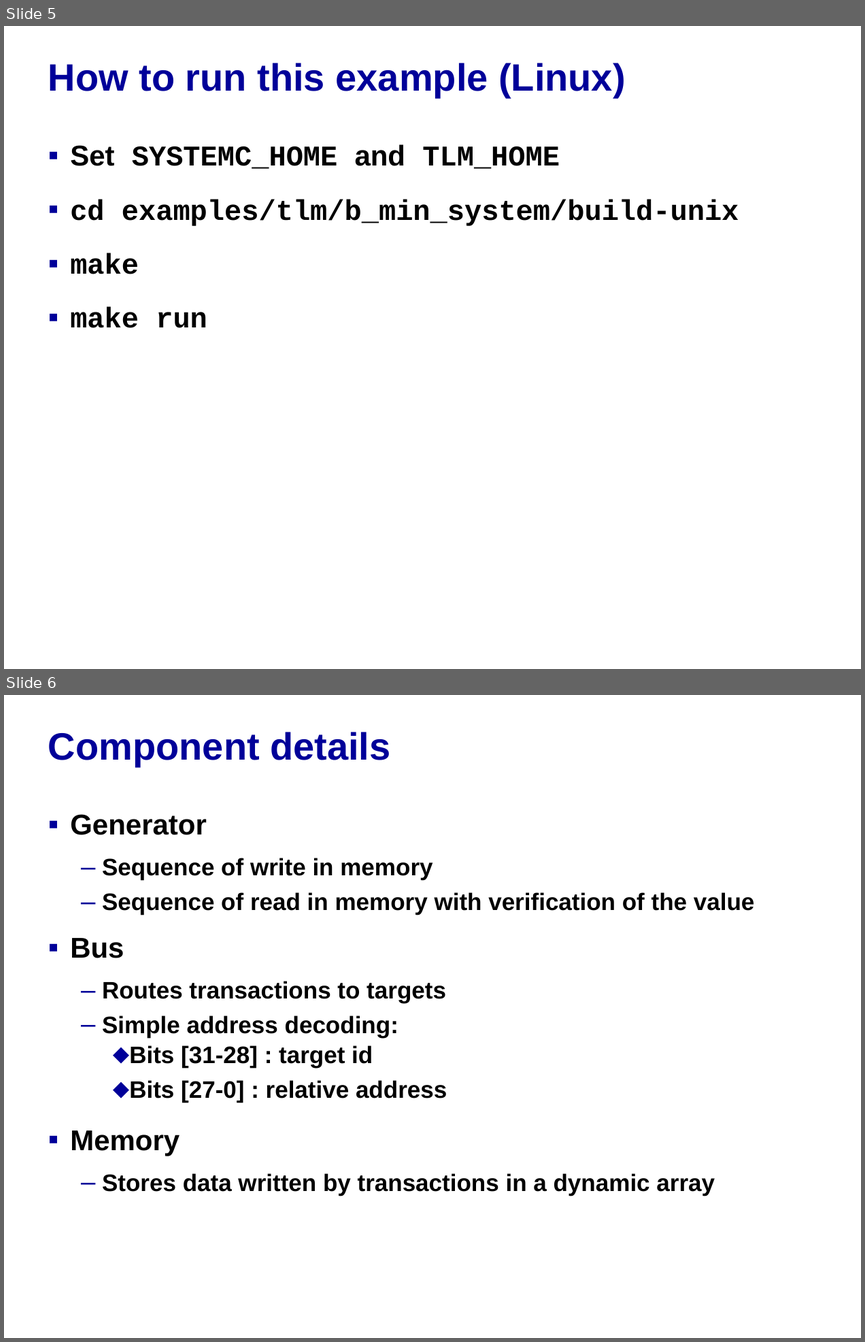
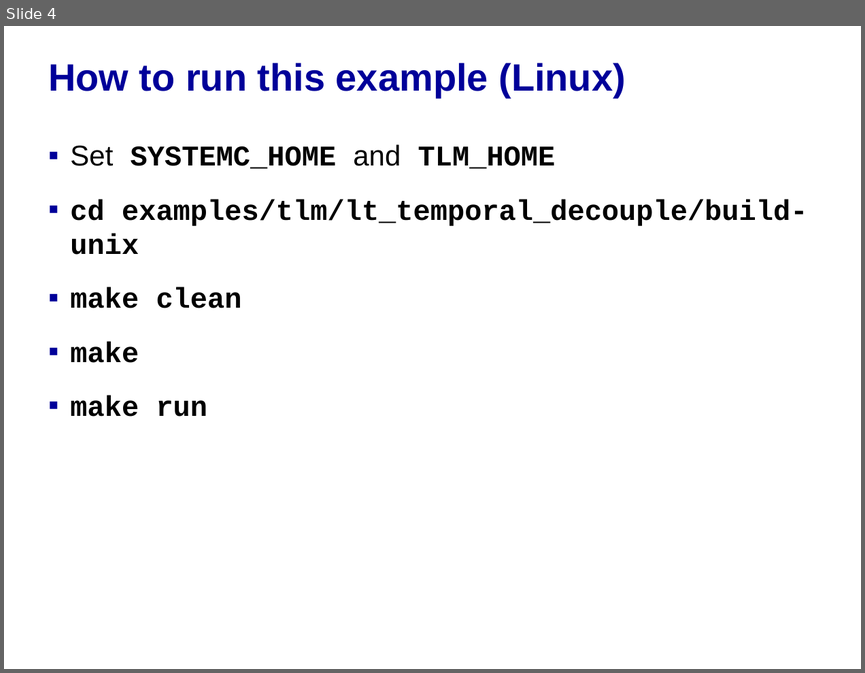
Before and after one commit to accellera-official/systemc, a slide deck: examples/tlm/lt_temporal_decouple/docs/lt_temporal_decouple_example.ppt. Shown one above the other, each under a label of ours: slides 5 and 6 before the commit, slide 4 after it. The pictures are 865x1342 and 865x673 pixels, drawn with LibreOffice and Linux fonts; fonts in the diff are those of the drawing; background and template pictures are left out. Boxes give left, top, right and bottom in pixels: in the first picture for what was removed or moved away, otherwise in the second. Text is boxed around its words. In the diff, an @@ line names an element or a change of style, - is before the commit and + after.

Commit message:
update of temporal decoupling example ppt

```diff
--- a/examples/tlm/lt_temporal_decouple/docs/lt_temporal_decouple_example.ppt
+++ b/examples/tlm/lt_temporal_decouple/docs/lt_temporal_decouple_example.ppt
@@ slide 6 removed at bbox=[4, 695, 861, 1338], background picture (left out) @@
@@ title removed at bbox=[48, 732, 390, 767] @@
-Component details
@@ text removed at bbox=[70, 814, 755, 1195] @@
-▪ Generator
-  – Sequence of write in memory
-  – Sequence of read in memory with verification of the value
-▪ Bus
-  – Routes transactions to targets
-  – Simple address decoding:
-    ⬥ Bits [31-28] : target id
-    ⬥ Bits [27-0] : relative address
-▪ Memory
-  – Stores data written by transactions in a dynamic array
@@ what was slide 5 is now slide 4 @@
@@ slide 4 changed as well @@
@@ text at bbox=[70, 144, 555, 169]: bold off in "Set and" @@
@@ text at bbox=[70, 199, 807, 308]: text changed @@
-▪ cd examples/tlm/b_min_system/build-unix
+▪ cd examples/tlm/lt_temporal_decouple/build-unix
+▪ make clean
```
Also in this commit, not shown: 9 slides added, 4 other slides removed.
